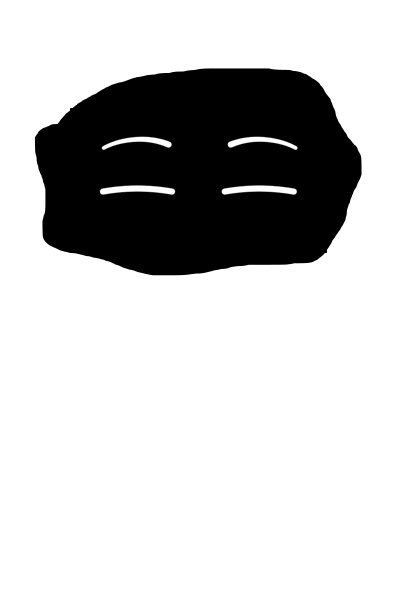
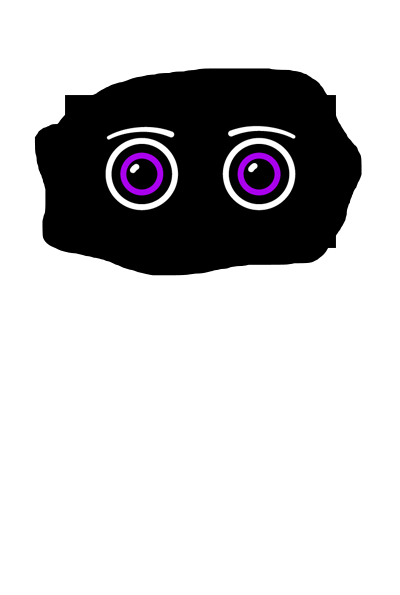
Revision of a layered 400 × 595 image; what changed, layer by layer:
added layer "default" above "blink" over [65, 95, 336, 248]
hid "blink" over [70, 108, 327, 253]
